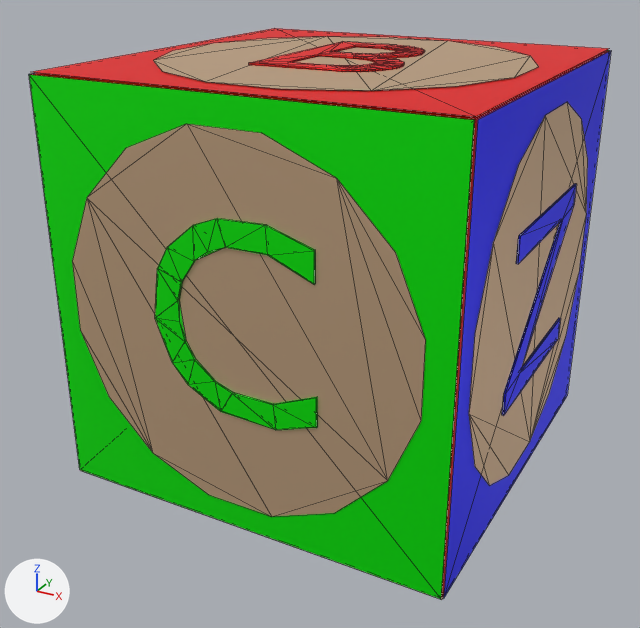
The COLLADA model meshes/cube_0.dae as it was, and as the next commit left it.
Camera for both pictures: a camera (50 mm lens) standing at (0.0443, -0.086, 0.0357) and looking at (-0.0011, -0.0034, -0.0055). Every picture has the same lights, and +X, +Y and +Z are marked at lower left. Mesh edges are drawn as thin lines.
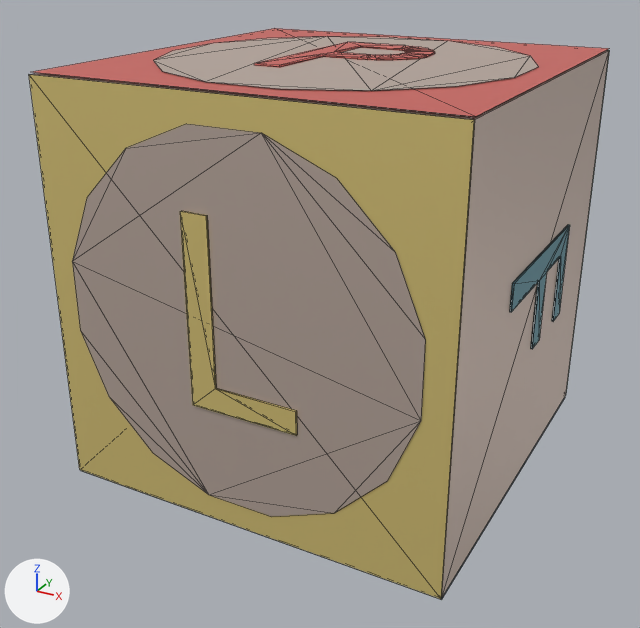
Commit message: updated cubes

Location of each change, [x1, y1, x2, y2] in pixels of the pictures (640 x 628 px; the box of a moved part takes in the faces that stretch with it):
'cube', recoloured, reshaped
    before: [29, 28, 611, 599]
    after: [29, 28, 610, 599]
part 1 of me_cube_001, rebuilt (16% shorter)
    before: [249, 41, 425, 72]
    after: [254, 42, 435, 68]
part 2 of me_cube_001, rebuilt (28% narrower)
    before: [155, 218, 318, 430]
    after: [180, 211, 297, 435]
part 3 of me_cube_001, rebuilt (17% narrower, 46% shorter)
    before: [502, 184, 576, 416]
    after: [509, 225, 570, 349]
part 4 of me_cube_001, deleted
    before: [469, 102, 588, 485]
part 5 of me_cube_001, deleted (blue)
    before: [444, 51, 611, 598]
part 6 of me_cube_001, moved or reshaped
    both: [72, 124, 426, 516]
part 7 of me_cube_001, recoloured
    both: [30, 50, 609, 598]
part 8 of me_cube_001, recoloured
    before: [89, 473, 444, 599]
    after: [89, 397, 565, 599]
part 9 of me_cube_001, recoloured
    after: [566, 50, 610, 392]
part 10 of me_cube_001, recoloured (green to yellow)
    both: [29, 75, 474, 599]

Diff of the bpy script that builds the scene:
```diff
--- a/meshes/cube_0.dae.py
+++ b/meshes/cube_0.dae.py
@@ mat_red @@
 mat_red = principled_material('Red')
-mat_red.base_color = (1.0, 0.0, 0.0)  # red #ff0000
+mat_red.base_color = (0.776, 0.176, 0.153)  # red #e4746d
 mat_red.metallic = 0.5
@@ mat_wood @@
 mat_wood = principled_material('Wood')
-mat_wood.base_color = (0.65, 0.45, 0.28)  # beige #d3b390
+mat_wood.base_color = (0.62, 0.506, 0.443)  # light grey #cebdb2
 mat_wood.metallic = 0.5
@@ mat_blue @@
 mat_blue = principled_material('Blue')
-mat_blue.base_color = (0.0, 1.0, 0.0)  # green #00ff00
+mat_blue.base_color = (0.11, 0.271, 0.325)  # cyan #5d8e9a
 mat_blue.metallic = 0.5
@@ mat_green @@
 mat_green = principled_material('Green')
-mat_green.base_color = (0.0, 0.0, 1.0)  # blue #0000ff
+mat_green.base_color = (0.0824, 0.431, 0.275)  # green #51af8f
 mat_green.metallic = 0.5
@@ mat_yellow @@
+mat_yellow = principled_material('Yellow')
+mat_yellow.base_color = (0.855, 0.69, 0.247)  # yellow #eed888
+mat_yellow.metallic = 0.5
@@ me_cube_001 @@
 # used by ob_cube; location = (0.0, 0.0, 0.0)
-me_cube_001.from_pydata(...)  # 357 vertices, 553 faces; spans x -0.0228..0.023, y -0.023..0.023, z -0.023..0.023
+me_cube_001.from_pydata(...)  # 338 vertices, 567 faces; spans x -0.0225..0.0228, y -0.023..0.023, z -0.023..0.023
+# me_cube_001 part 1: the loose piece of 125 vertices spanning x -0.0062..0.0078, y -0.009..0.0115, z 0.0228..0.023 is rebuilt with 67 vertices and now spans x -0.0055..0.0073, y -0.009..0.0115, z 0.0228..0.023
+# me_cube_001 part 2: the loose piece of 50 vertices spanning x -0.0091..0.0093, y -0.023..-0.0228, z -0.009..0.0116 is rebuilt with 12 vertices and now spans x -0.0051..0.007, y -0.023..-0.0228, z -0.009..0.0115, in mat_yellow (yellow #eed888)
+# me_cube_001 part 3: the loose piece of 20 vertices spanning x 0.0228..0.023, y -0.009..0.0115, z -0.0095..0.0095 is rebuilt with 20 vertices and now spans x 0.0226..0.0228, y -0.009..0.0115, z -0.0062..0.0048, in mat_blue (cyan #5d8e9b)
+# me_cube_001 part 4: the loose piece of 16 vertices spanning x 0.0228, y -0.0196..0.0196, z -0.0196..0.0196 is deleted
+# me_cube_001 part 5: the loose piece of 4 vertices spanning x 0.0227, y -0.0225..0.0225, z -0.0225..0.0225 is deleted
+# me_cube_001 part 6
+# 42 faces are deleted
+# 42 new faces join them, mat_wood (light grey #cebdb2)
+# me_cube_001 part 7: 12 faces spanning x -0.0225..0.0225, y -0.0225..0.0225, z -0.0225..0.0225 switch from mat_red (red #ff0000) to mat_wood (light grey #cebdb2)
+# me_cube_001 part 8: 2 faces spanning x -0.0225..0.0225, y -0.0225..0.0225, z -0.0227 switch from mat_red (red #ff0000) to mat_blue (cyan #5d8e9b)
+# me_cube_001 part 9: 26 faces spanning x -0.0225..0.0225, y 0.0227..0.023, z -0.0225..0.0225 switch from mat_blue (green #00ff00) to mat_green (green #51af8f)
+# me_cube_001 part 10: 2 faces spanning x -0.0225..0.0225, y -0.0227, z -0.0225..0.0225 switch from mat_blue (green #00ff00) to mat_yellow (yellow #eed888)
```
